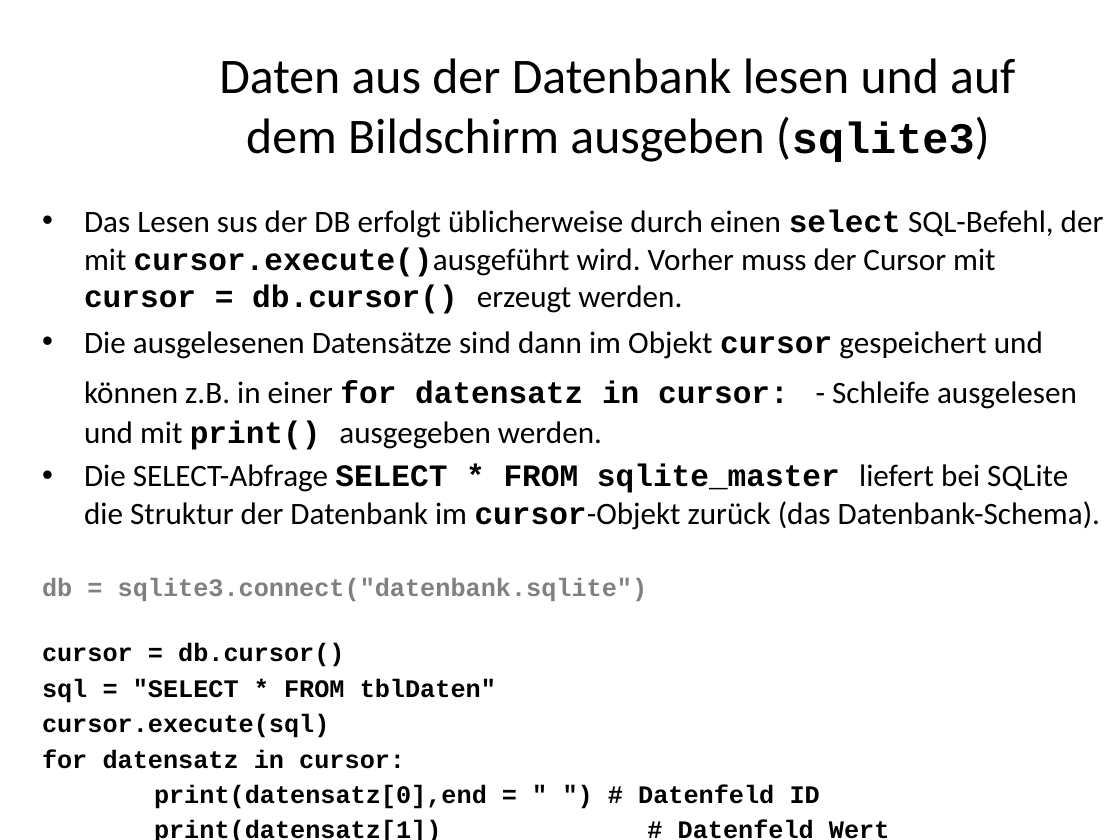
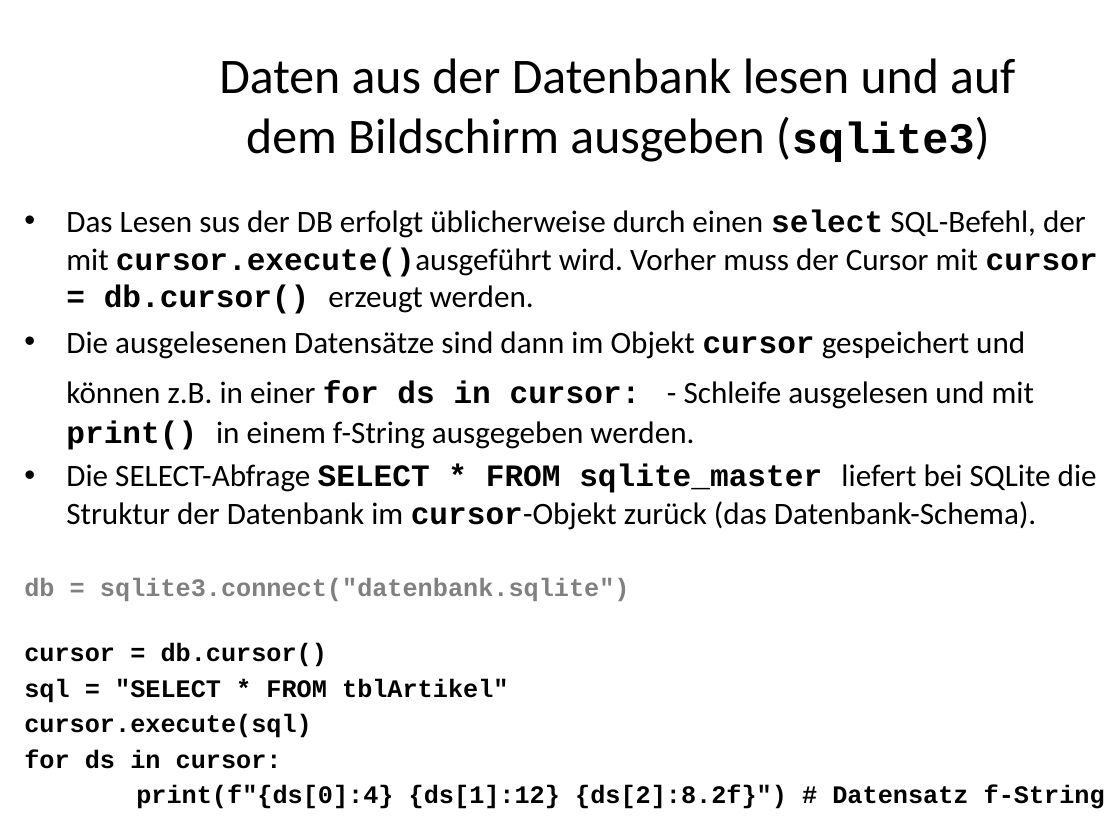
Before and after one commit to MickyRoth/Presentations, a slide deck: slide 96 of Python3 Fachinformatiker.pptx. Drawn at 1120x840 pixels with LibreOffice and Linux fonts; fonts in the diff are those of the drawing; background and template pictures are left out. Boxes give left, top, right and bottom in pixels: in the first picture for what was removed or moved away, otherwise in the second. Text is boxed around its words. In the diff, an @@ line names an element or a change of style, - is before the commit and + after.

```diff
--- a/Python3 Fachinformatiker.pptx
+++ b/Python3 Fachinformatiker.pptx
@@ text "Das Lesen sus der DB ..." moved from (x1=42, y1=210, x2=1104, y2=809) to (x1=24, y1=210, x2=1105, y2=809) @@
@@ text at (x1=66, y1=331, x2=1034, y2=450): text changed @@
-• Die ausgelesenen Datensätze sind dann im Objekt cursor gespeichert und können z.B. in einer for datensatz in cursor: - Schleife ausgelesen und mit print() ausgegeben werden.
+• Die ausgelesenen Datensätze sind dann im Objekt cursor gespeichert und können z.B. in einer for ds in cursor: - Schleife ausgelesen und mit print() in einem f-String ausgegeben werden.
@@ text at (x1=24, y1=678, x2=508, y2=703): text changed @@
-sql = "SELECT * FROM tblDaten"
+sql = "SELECT * FROM tblArtikel"
@@ text at (x1=24, y1=749, x2=1105, y2=809): text changed @@
-for datensatz in cursor:
-print(datensatz[0],end = " ") # Datenfeld ID
-print(datensatz[1]) # Datenfeld Wert
+for ds in cursor:
+print(f"{ds[0]:4} {ds[1]:12} {ds[2]:8.2f}") # Datensatz f-String
```
Also in this commit, not shown: 13 other slides changed, 3 slides removed, 1 other file.
